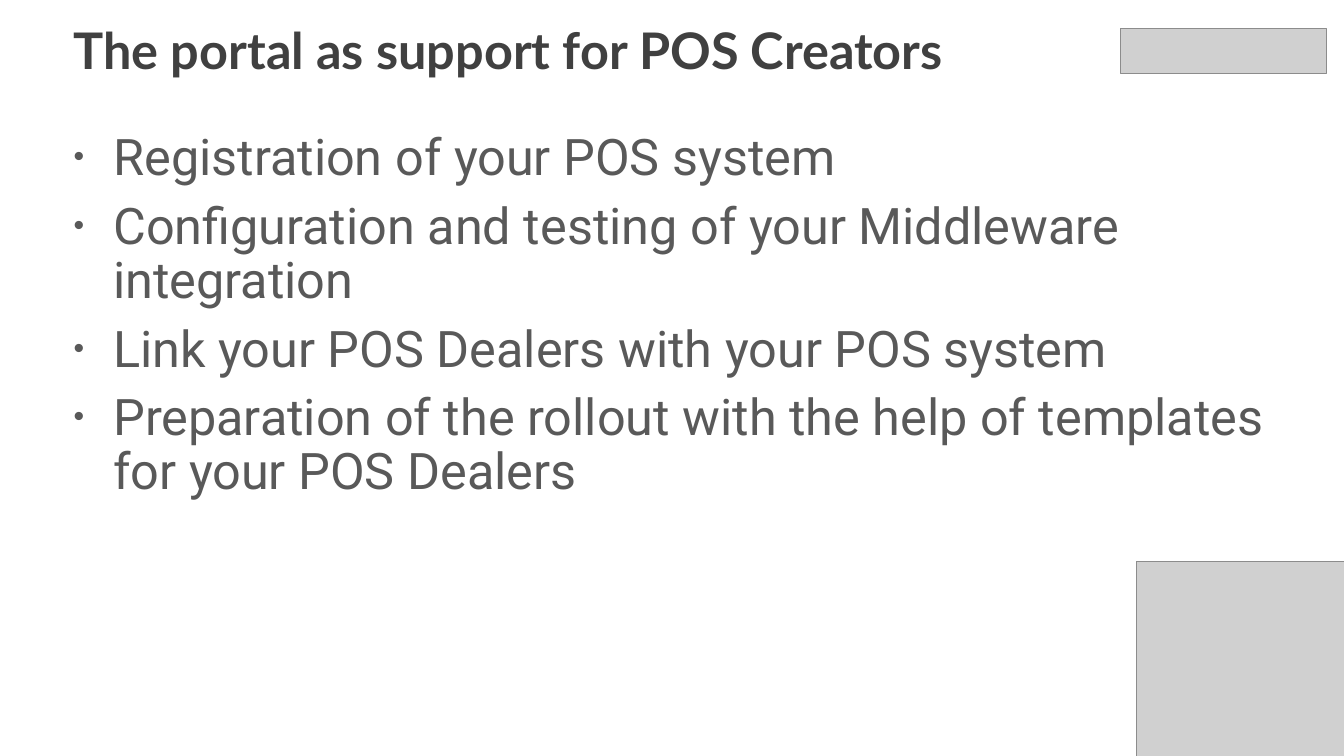
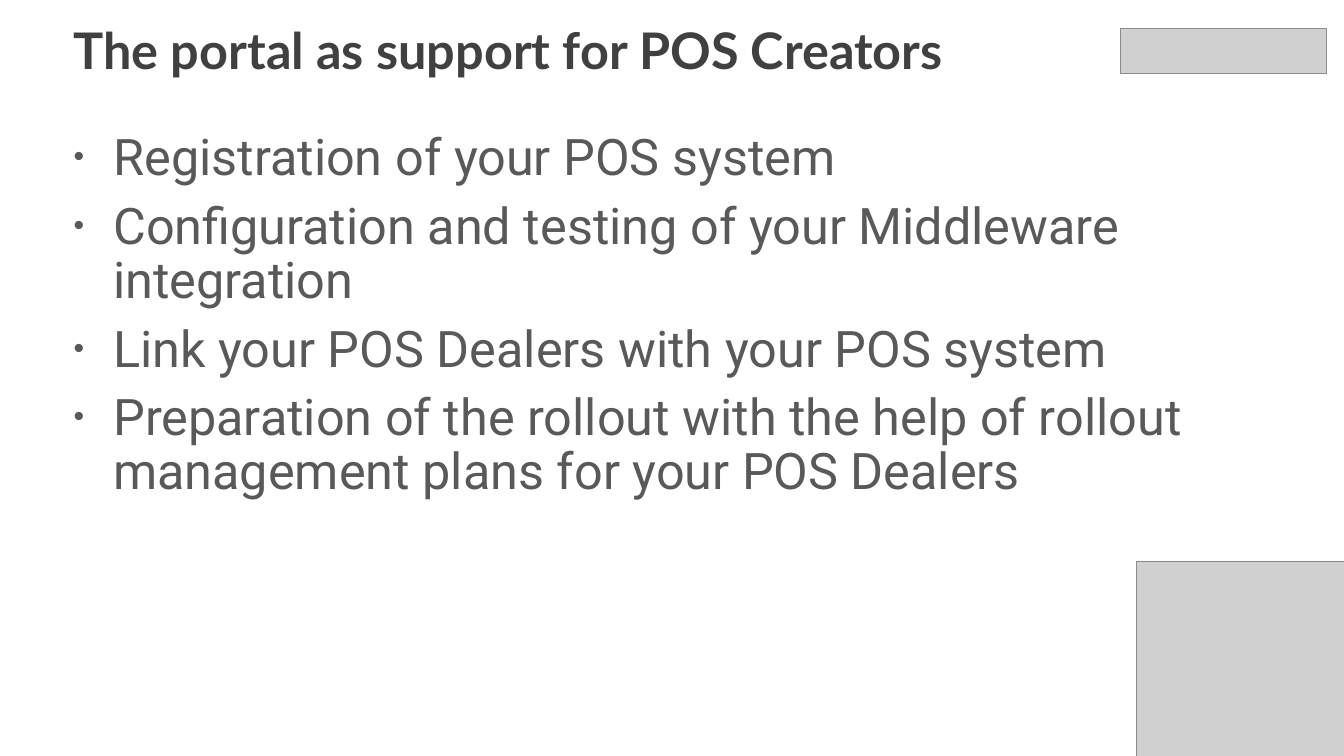
Before and after one commit to fiskaltrust/getting-started, a slide deck: slide 26 of poscreators/presentations/technical-onboarding-creator-en.pptx (slide 25 before the commit). Drawn at 1344x756 pixels with LibreOffice and Linux fonts; fonts in the diff are those of the drawing; grey boxes stand for pictures. Boxes give left, top, right and bottom in pixels: in the first picture for what was removed or moved away, otherwise in the second. Text is boxed around its words. In the diff, an @@ line names an element or a change of style, - is before the commit and + after.

```diff
--- a/poscreators/presentations/technical-onboarding-creator-en.pptx
+++ b/poscreators/presentations/technical-onboarding-creator-en.pptx
@@ text at (113,396,1182,500): text changed @@
-• Preparation of the rollout with the help of templates for your POS Dealers
+• Preparation of the rollout with the help of rollout management plans for your POS Dealers
```
Also in this commit, not shown: 12 other slides changed, 2 slides added, 2 slides removed, 22 other files.
